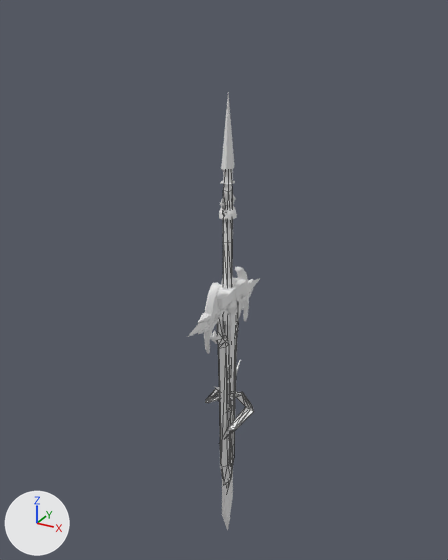
What one commit did to the glTF model public/models/swords/allswords.glb.
Camera for both pictures: a 50 mm camera at (6.16, -11.37, 5.19) aimed at (-0.27, 0.32, -0.66). The axes (+X, +Y, +Z) are drawn at lower left. The lights are the same throughout. The older version comes first. Mesh edges are drawn as thin lines on the coarser meshes. Where no turn or scale is listed for an object, it has been applied to the vertices.

The first picture shows 'spear_blade_rare1', 'spear_pommel_rare1', 'sword_blade_epic1', 'sword_blade_rare1', 'sword_blade_rare2', 'sword_guard_rare1', 'sword_guard_rare2' and 10 more.
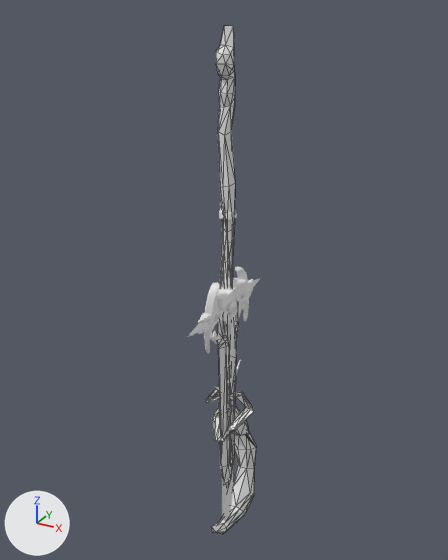
Changed parts and their boxes [x1, y1, x2, y2] in the pictures (448 x 560 px):
'staff_wood', added: after [212, 25, 256, 534]

The change, as a list of edits to the scene's bpy script:
```text
Add me_cylinder_001:
    me_cylinder_001.from_pydata(...)  # 159 vertices, 314 faces; spans x -0.52..0.31, y -0.76..1.38, z -8.06..4.87
Add ob_staff_wood:
    ob_staff_wood = bpy.data.objects.new('staff_wood', me_cylinder_001)
    ob_staff_wood.location = (0.0, 0.0, 0.0)
```
